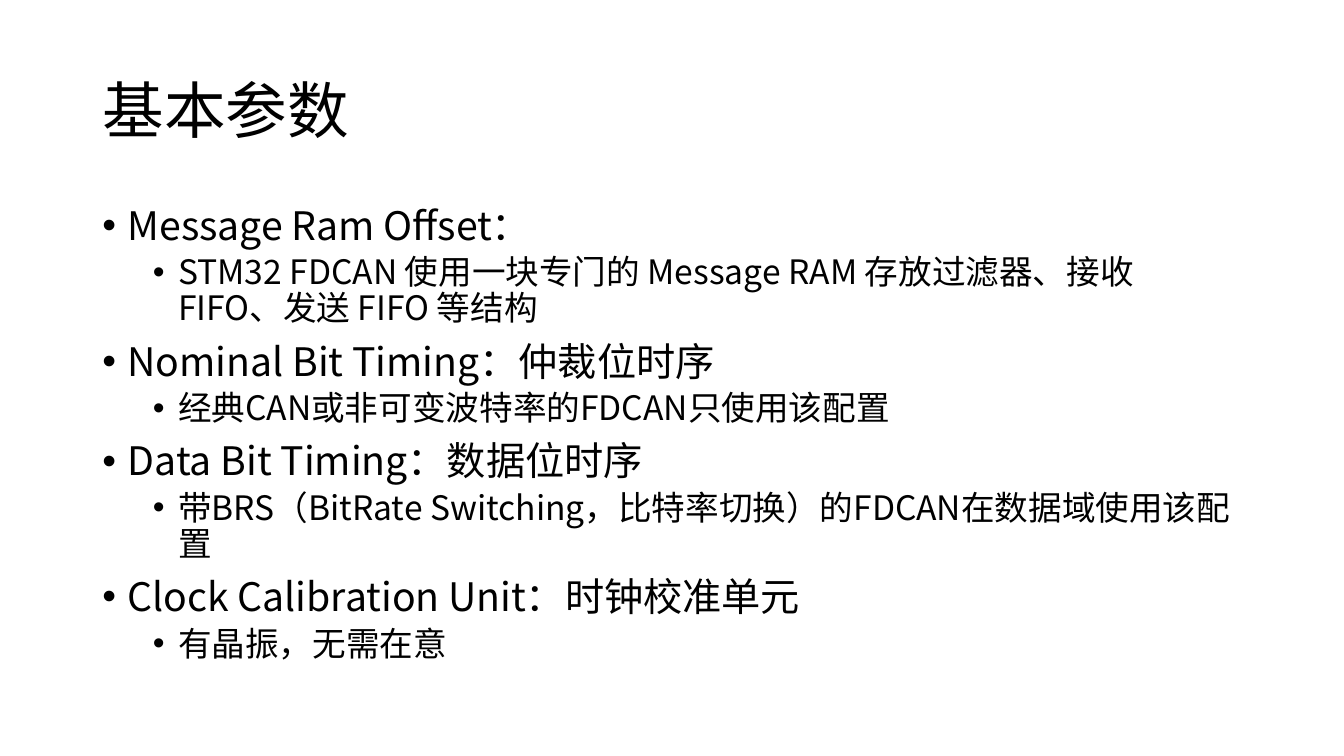
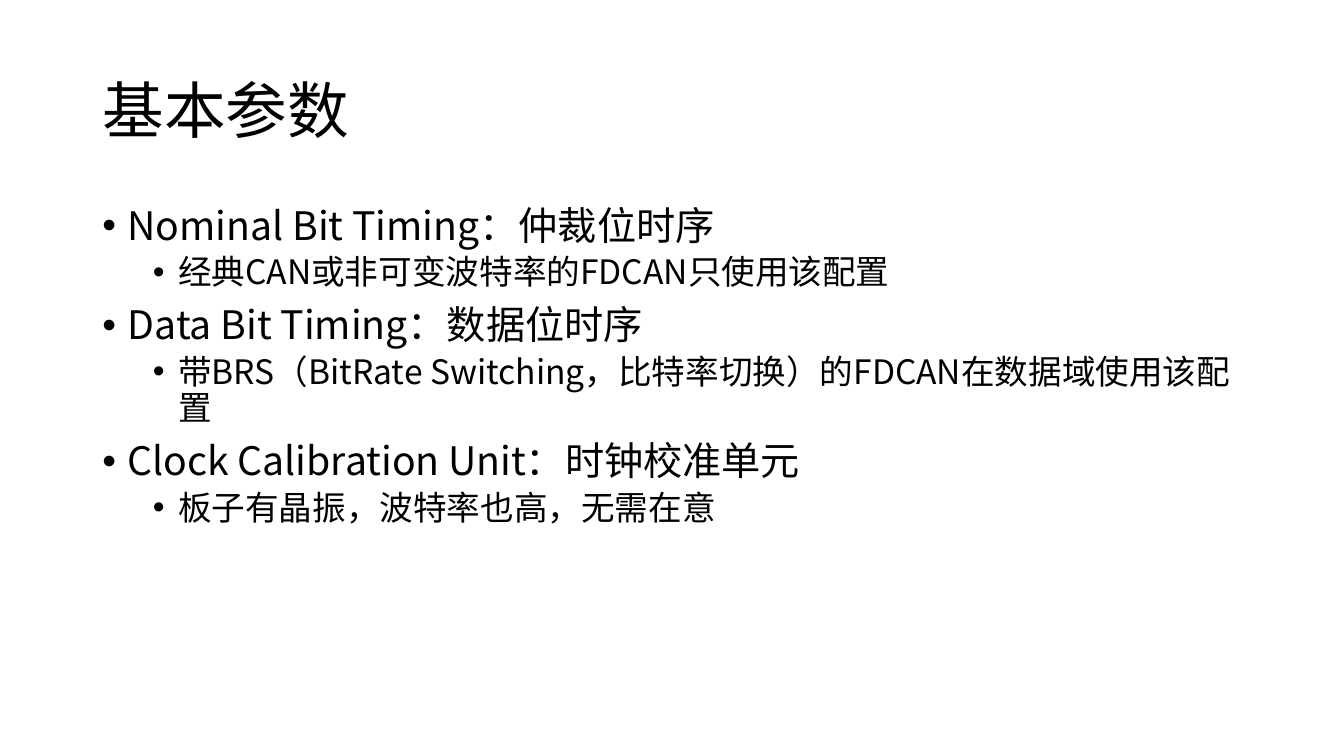
Before and after one commit to JLU-Robomaster-Embedded/embedded_tutorial, a slide deck: slide 36 of 2_STM32基本功能.pptx. Drawn at 1344x756 pixels with LibreOffice and Linux fonts; fonts in the diff are those of the drawing. Boxes give left, top, right and bottom in pixels: in the first picture for what was removed or moved away, otherwise in the second. Text is boxed around its words. In the diff, an @@ line names an element or a change of style, - is before the commit and + after.

```diff
--- a/2_STM32基本功能.pptx
+++ b/2_STM32基本功能.pptx
@@ text at (128,208,1134,323): paragraphs removed @@
-• Message Ram Offset：
-  • STM32 FDCAN 使用一块专门的 Message RAM 存放过滤器、接收 FIFO、发送 FIFO 等结构
@@ text at (178,491,716,524): text changed @@
-  • 有晶振，无需在意
+  • 板子有晶振，波特率也高，无需在意
```
Also in this commit, not shown: 6 other slides changed, 8 slides added.
